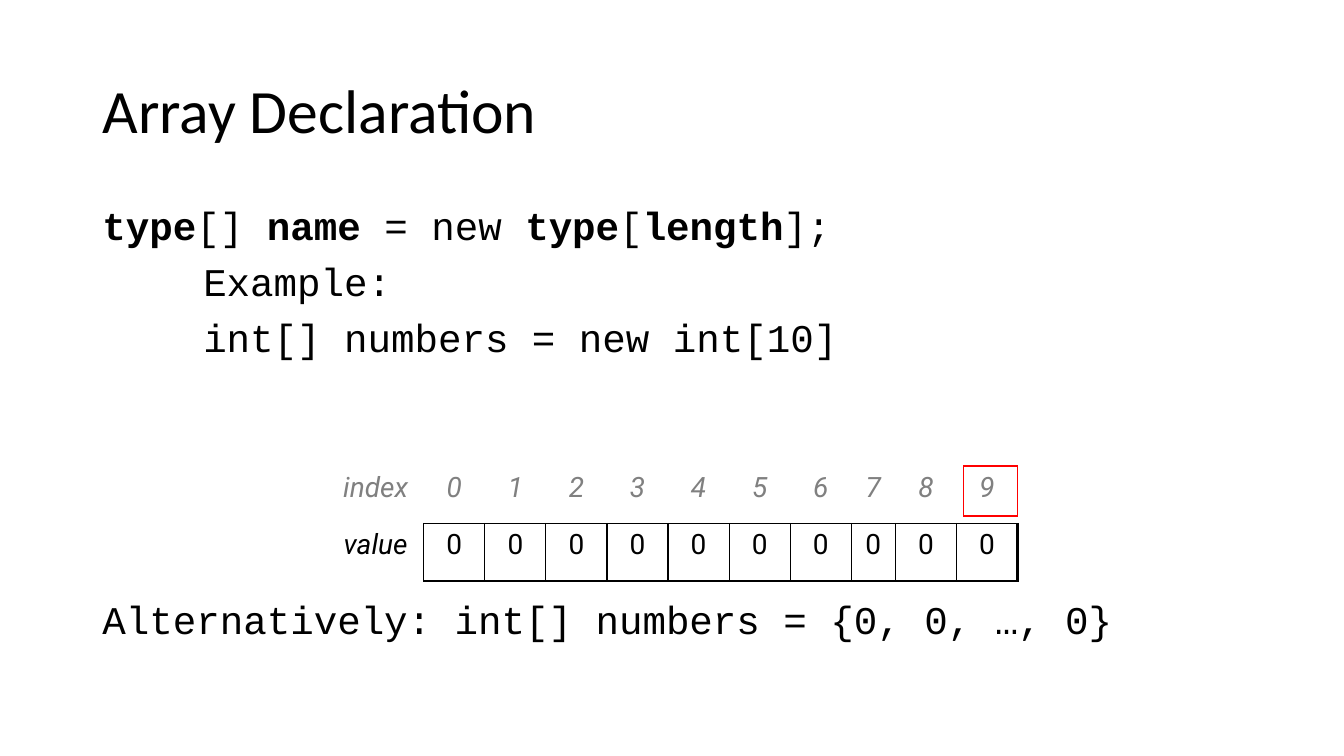
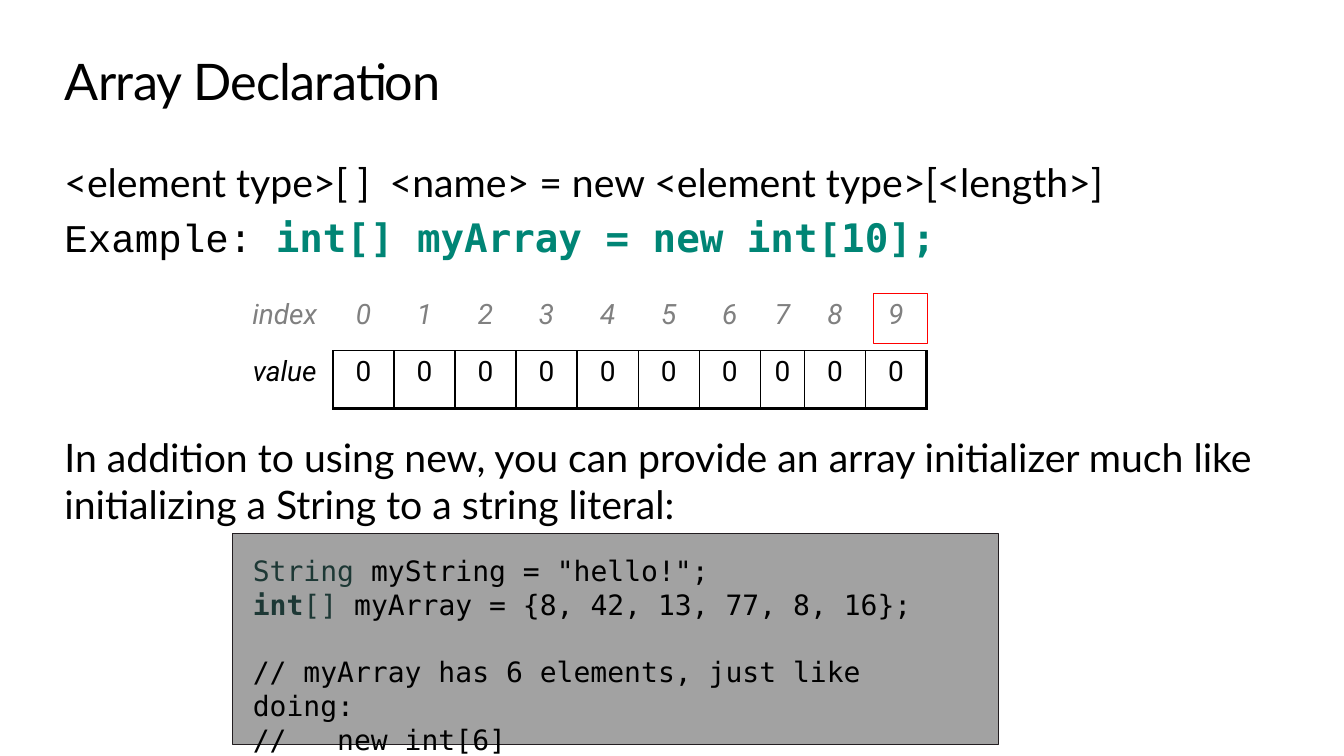
Before and after one commit to TEALSK12/apcsa-public, a slide deck: slide 22 of docs/Unit4/Unit4.pptx (slide 21 before the commit). Drawn at 1344x756 pixels with LibreOffice and Linux fonts; fonts in the diff are those of the drawing; background and template pictures are left out. Boxes give left, top, right and bottom in pixels: in the first picture for what was removed or moved away, otherwise in the second. Text is boxed around its words. In the diff, an @@ line names an element or a change of style, - is before the commit and + after.

```diff
--- a/docs/Unit4/Unit4.pptx
+++ b/docs/Unit4/Unit4.pptx
@@ title "Array Declaration": place and size @@
-title "Array Declaration" at <box>102,90,536,143</box>
+title "Array Declaration" at <box>65,63,441,109</box>
@@ title "Array Declaration" at <box>65,63,441,109</box>: size 44 to 36 pt, font Calibri to Lato, letter spacing 0 to -0.5 pt; line spacing 0.9 to 1; vertical alignment middle to top @@
@@ text at <box>64,167,1252,526</box>: text changed; font Courier New to Lato @@
-type[] name = new type[length];
-Example:
-int[] numbers = new int[10]
-Alternatively: int[] numbers = {0, 0, …, 0}
+<element type>[ ] <name> = new <element type>[<length>]
+Example: int[] myArray = new int[10];
+In addition to using new, you can provide an array initializer much like initializing a String to a string literal:
@@ table: place and size @@
-table at <box>328,466,1022,581</box>
+table at <box>237,293,932,408</box>
@@ rectangle: place and size @@
-rectangle at <box>964,466,1018,515</box>
+rectangle at <box>873,293,928,343</box>
@@ rectangle at <box>873,293,928,343</box>: outline #FF0000 1 pt to #FF0000 0.85 pt @@
@@ rectangle added at <box>233,534,998,745</box>, fill #A3A2A3, outline #221D20 0.75 pt, 20 pt, text #000000 @@
+String myString = "hello!";
+int[] myArray = {8, 42, 13, 77, 8, 16};
+// myArray has 6 elements, just like doing:
+// new int[6]
```
Also in this commit, not shown: 63 other slides changed, 19 slides added, 15 slides removed, 48 other files.
